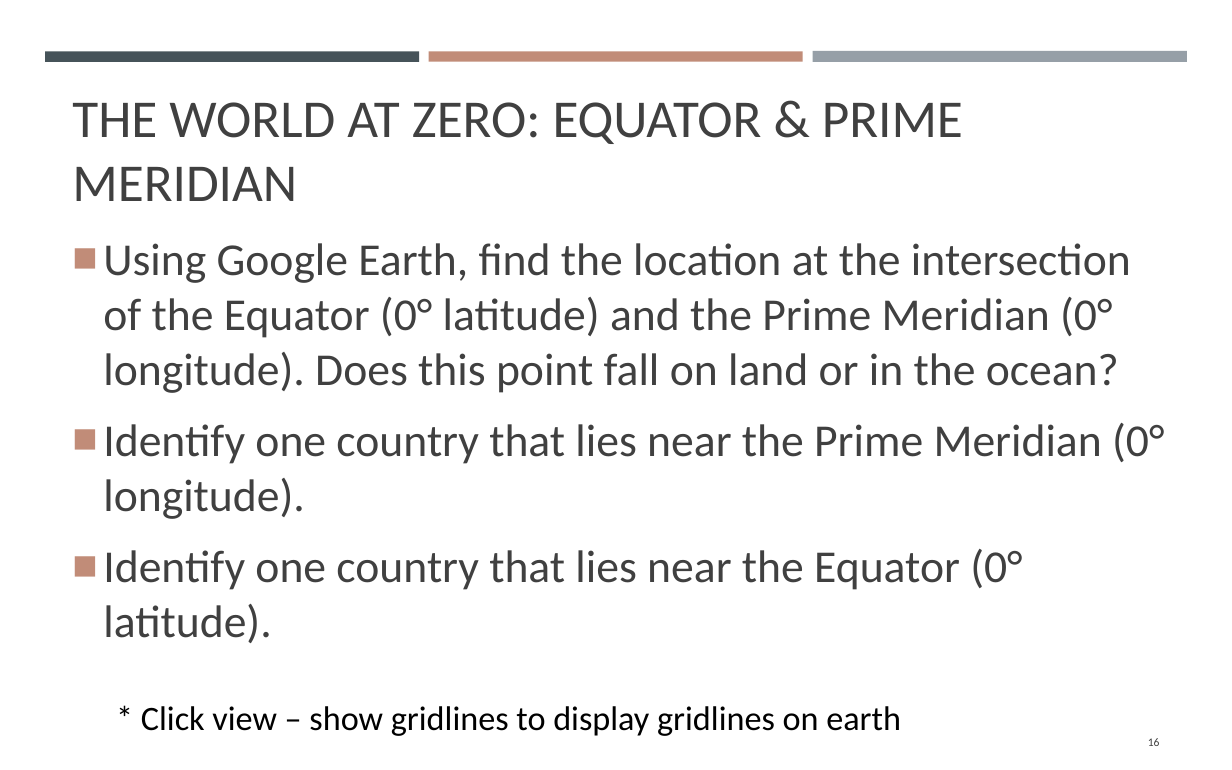
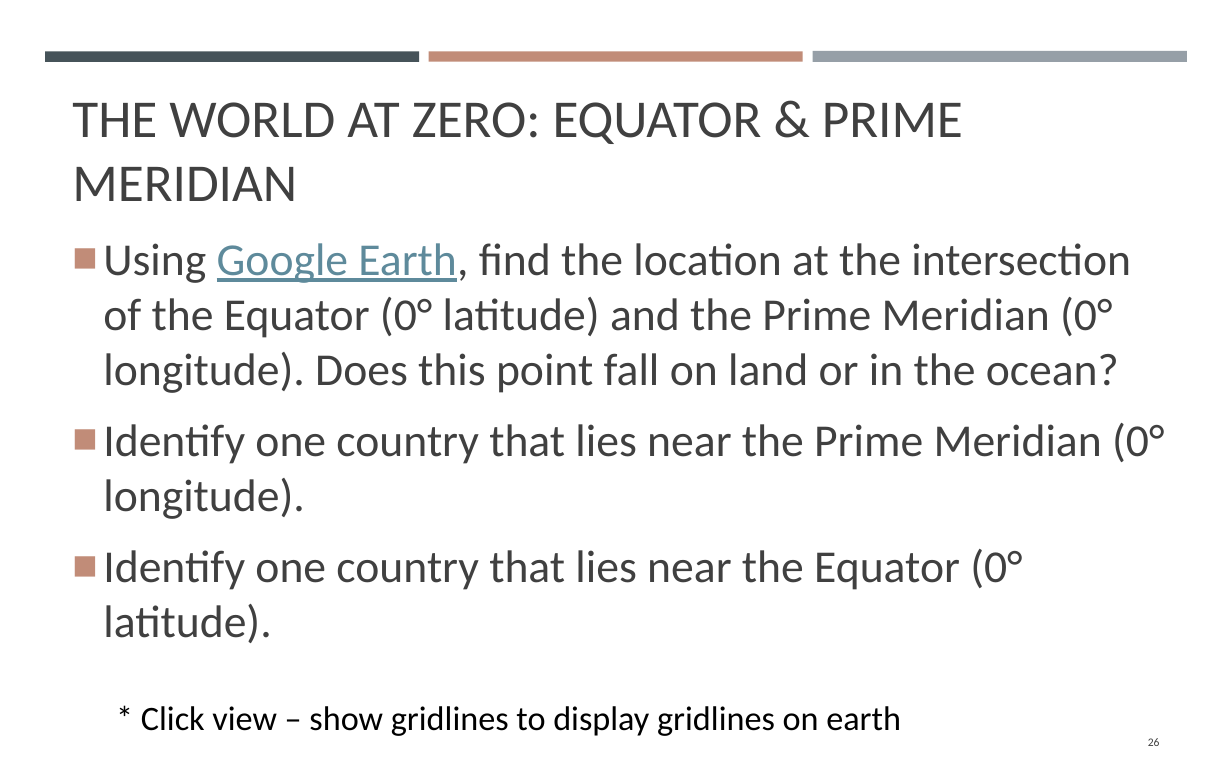
Before and after one commit to gisynw/GIS_I, a slide deck: slide 26 of docs/Lectures/Week03/Week03_GEOG2475_Datum_Tuesday.pptx (slide 16 before the commit). Drawn at 1232x770 pixels with LibreOffice and Linux fonts; fonts in the diff are those of the drawing. Boxes give left, top, right and bottom in pixels: in the first picture for what was removed or moved away, otherwise in the second. Text is boxed around its words. In the diff, an @@ line names an element or a change of style, - is before the commit and + after.

```diff
--- a/docs/Lectures/Week03/Week03_GEOG2475_Datum_Tuesday.pptx
+++ b/docs/Lectures/Week03/Week03_GEOG2475_Datum_Tuesday.pptx
@@ text at box(103, 243, 1131, 393): text colour #404040 to #5E8A9B, underline on in "Google Earth," @@
@@ page number at box(1148, 738, 1160, 746): text changed @@
-16
+26
```
Also in this commit, not shown: 5 other slides changed, 12 slides added, 5 other files.
